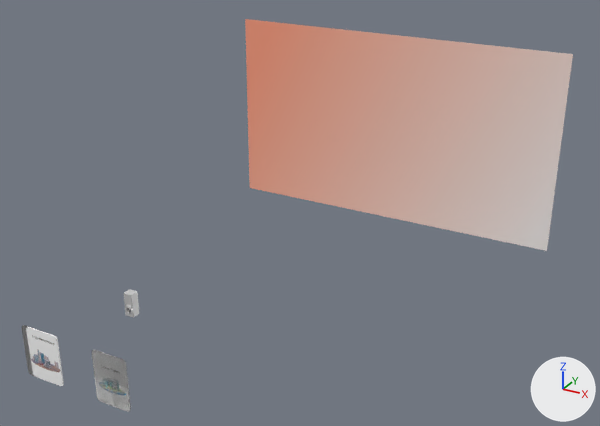
An edit to the Blender file 1.MASTER/Lavanti_Ciudades_Master.blend, drawn before and after from the same camera.
Camera for both pictures: a 50 mm camera at (40.0, -97.1, 46.3) aimed at (2.3, -28.5, 12.0). Every picture has the same lights, and +X, +Y and +Z are marked at lower right.

The first picture shows 'Plane', 'Tarjeta.001', 'Tarjeta.002', 'Tarjeta.003', 'Tarjeta.004'.
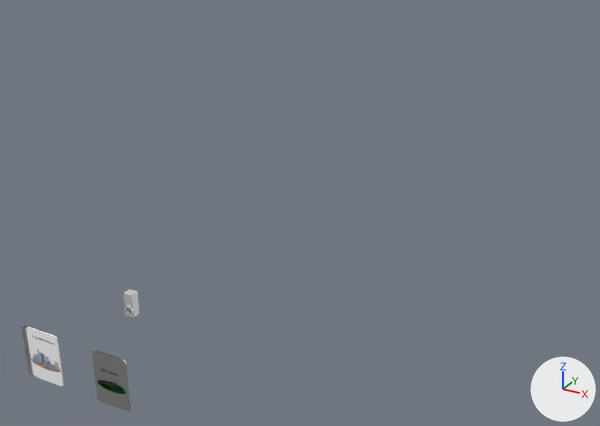
Location of each change, (x1, y1, x2, y2) in pixels of the pictures (600 x 426 px):
'Plane', hidden
    before: (245, 19, 573, 251)
'Tarjeta.003', reshaped
    before: (94, 353, 127, 408)
    after: (92, 350, 131, 412)

Edits to the bpy script that builds the scene:
```text
Add img_ejecafeteroletras_png:
    img_ejecafeteroletras_png = load_image('EjeCafeteroLetras.png', '../6.RENDERS/Ciudades/EjeCafeteroLetras.png', 540, 960, 'sRGB')
Add mat_tarjetaseje_001:
    mat_tarjetaseje_001 = bpy.data.materials.new('TarjetasEJE.001')
    # uses the picture img_ejecafeteroletras_png
Add me_plane_004:
    me_plane_004 = me_plane_002.copy(); me_plane_004.name = 'Plane.004'  # the mesh of ob_tarjeta_001
Add me_plane_003:
    me_plane_003.from_pydata(...)  # 594 vertices, 592 faces; spans x -1.58..1.58, y -0.05..0.05, z 0.13..4.63
    me_plane_003.polygons.foreach_set('use_smooth', [True] * 592)
    me_plane_003.materials.append(mat_tarjetaseje_001)
Change ob_tarjeta_003:
    ob_tarjeta_003: bpy.data.objects.new('Tarjeta.003', me_plane_002) -> bpy.data.objects.new('Tarjeta.003', me_plane_003)
Change ob_tarjeta_004:
    ob_tarjeta_004: bpy.data.objects.new('Tarjeta.004', me_plane_002) -> bpy.data.objects.new('Tarjeta.004', me_plane_004)
Change ob_plane:
    add ob_plane.hide_render = True
```
